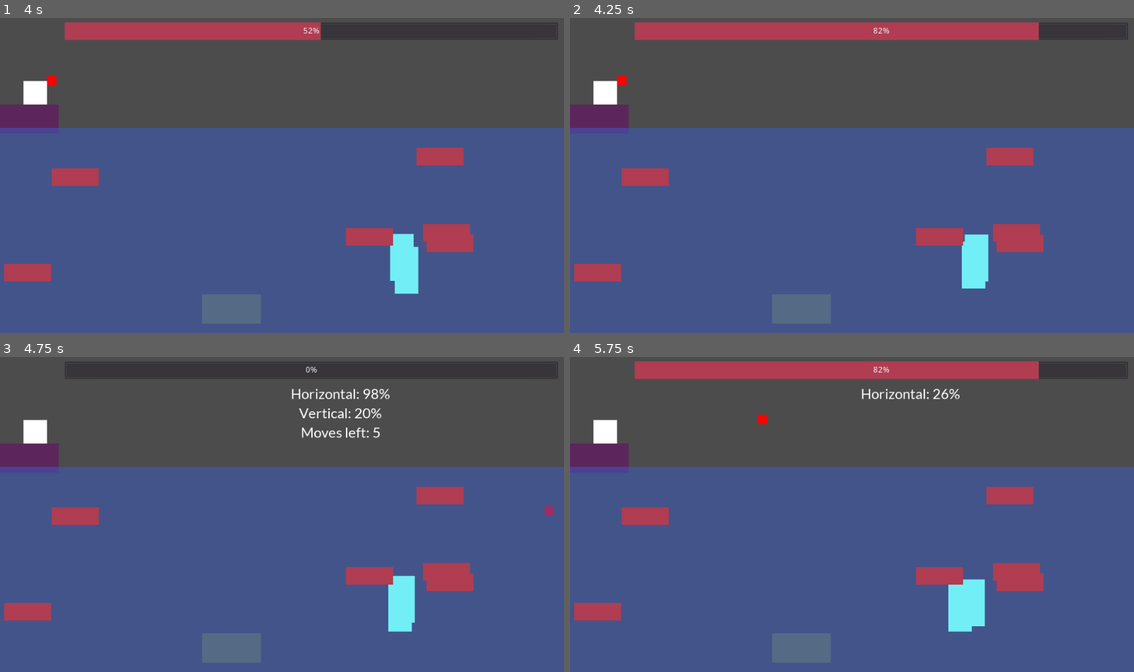
Above: before the commit, frames 1-4 (two rows, left to right).
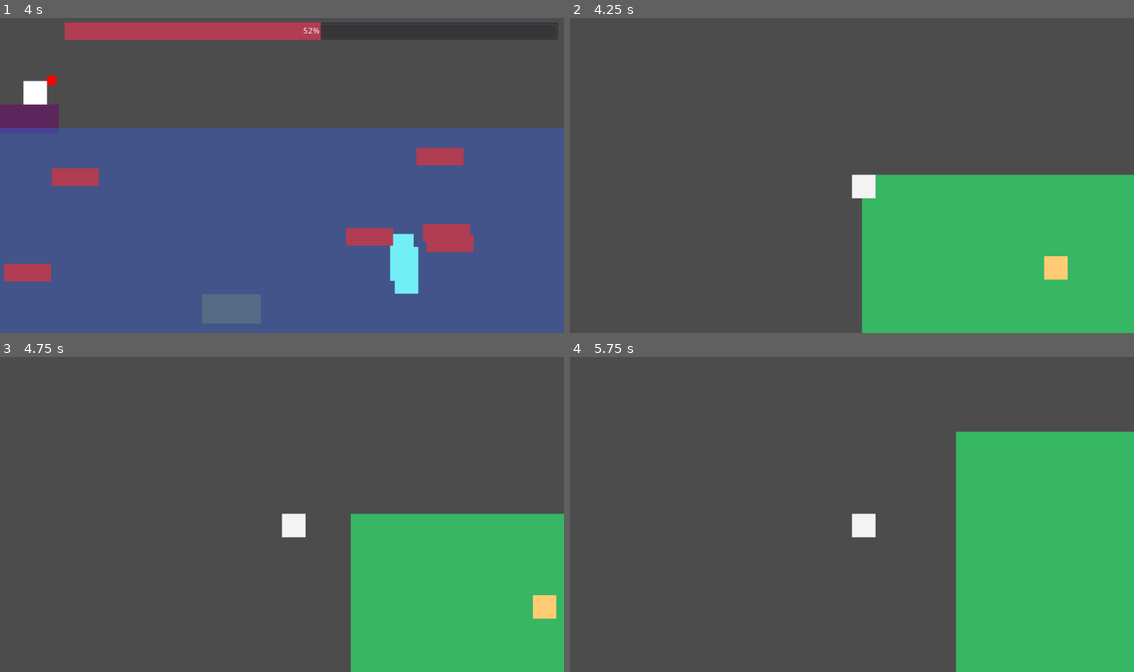
Above: after the commit, the same moments.

Repository: deengames-prototypes/frontier-planet
Game: Godot game, scene res://Scenes/Fishing.tscn
Two runs of this game, one before a commit and one after it. Both use one fixed random seed, a clock stepped at 60 frames per second and the inputs below. This scene is started directly instead of the project's main scene.
Inputs:
- Up to frame 1 (4 s): tap Enter (ui_accept) at 0.5, 1.35, 1.52, 1.82, 2.85, 3.02, 3.32 s; hold Right (ui_right) 0.53-1.28 s; hold Enter (ui_accept) 0.53-1.28 s; hold Down (ui_down) 1.28-2.03 s; hold Right (ui_right) 2.03-2.78 s; hold Enter (ui_accept) 2.03-2.78 s; hold Up (ui_up) 2.78-3.53 s; hold Left (ui_left) from 3.53 s (still down); hold Enter (ui_accept) from 3.53 s (still down)
- Up to frame 2 (4.25 s): keep holding Left (ui_left); keep holding Enter (ui_accept); tap Escape (ui_cancel) at 4.15 s
- Up to frame 3 (4.75 s): keep holding Left (ui_left); release Enter (ui_accept) at 4.28 s; tap Enter (ui_accept) at 4.35, 4.52 s
- Up to frame 4 (5.75 s): tap Enter (ui_accept) at 4.82 s; release Left (ui_left) at 5.03 s; hold Down (ui_down) from 5.03 s (still down); hold Enter (ui_accept) from 5.03 s (still down)

Frame 1 is identical in both runs. In frame 2, 70% of the frame differs, in the area x 0-100%, y 1-100%; in frame 3, 67%; in frame 4, 74%.

Commit message:
Can backtrack out of fishing to world map Some hacks: 1) Default "no position" is Vector2.ZERO 2) move_player_to(null) => go back to previous position

Diff:
--- a/prototype/Globals.gd
+++ b/prototype/Globals.gd
@@ -1,3 +1,3 @@
 extends Node
 
-var player_position:Vector2
+var player_position:Vector2 = Vector2.ZERO
--- a/prototype/Scenes/Fishing.gd
+++ b/prototype/Scenes/Fishing.gd
@@ -3,7 +3,9 @@
 const Catfish = preload("res://Entities/Fishing/Catfish.tscn")
 const FishTileGame = preload("res://UI/FishTileGame.tscn")
 const Jellyfish = preload("res://Entities/Fishing/Jellyfish.tscn")
+const SceneManagement = preload("res://Scripts/SceneManagement.gd")
 const Sockeye = preload("res://Entities/Fishing/Sockeye.tscn")
+const WorldMap = preload("res://Scenes/WorldMap.tscn")
 
 const PROGRESS_BAR_VELOCITY = 96 # 960 = ~full cycle in 1s
 const BOBBER_MOVES = 5
@@ -134,3 +136,13 @@
 	_paused = false
 	if caught_fish:
 		pass # inventory.add(fish)
+
+func _unhandled_key_input(event):
+	if event.is_pressed() and event.is_action_pressed("ui_cancel"):
+		if _horizontal_percent != -1 or _vertical_percent != -1:
+			_reset_bobber()
+		else:
+			# escape with no fishng = bye BYE
+			var map = WorldMap.instance()
+			# null = restore old position
+			SceneManagement.change_map_to(get_tree(), map, null)
--- a/prototype/Scenes/Map.gd
+++ b/prototype/Scenes/Map.gd
@@ -5,4 +5,8 @@
 	call_deferred("position_player")
 
 func move_player_to(node_name):
-	$MapPlayer.position = get_node(node_name).position
+	if node_name != null:
+		$MapPlayer.position = get_node(node_name).position
+	elif Globals.player_position != Vector2.ZERO:
+		$MapPlayer.position = Globals.player_position
+		Globals.player_position = Vector2.ZERO
